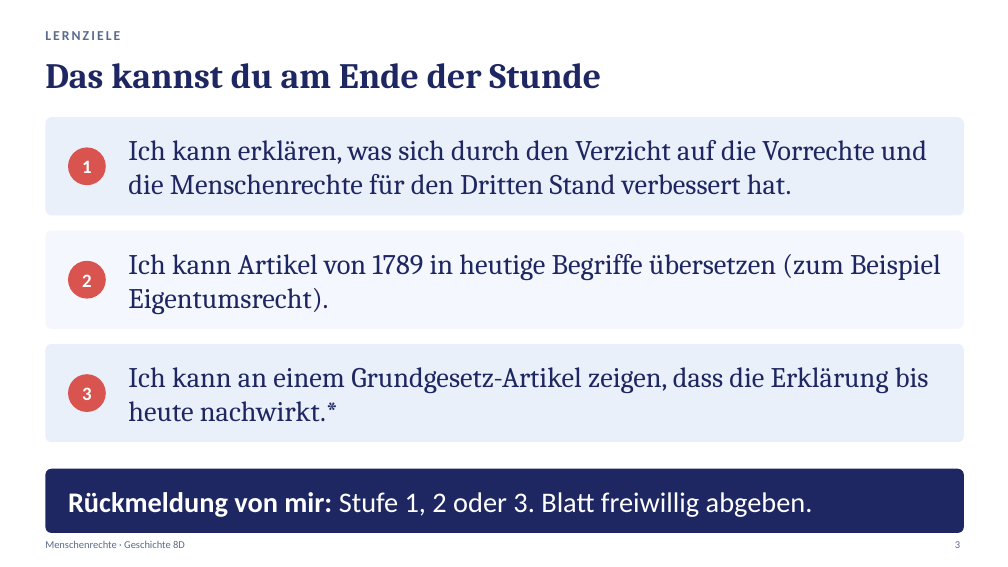
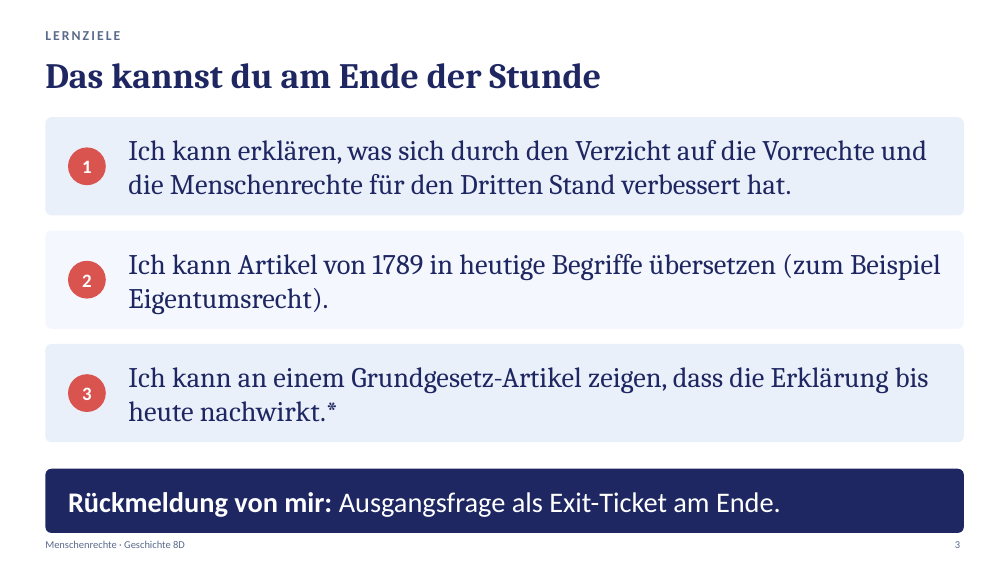
Before and after one commit to golzkonstantin-gif/Schule, a slide deck: slide 3 of Geschichte_8D/Stunde4_Menschenrechte/Praesentation_Stunde4_Menschenrechte_8D.pptx. Drawn at 1008x567 pixels with LibreOffice and Linux fonts; fonts in the diff are those of the drawing. Boxes give left, top, right and bottom in pixels: in the first picture for what was removed or moved away, otherwise in the second. Text is boxed around its words. In the diff, an @@ line names an element or a change of style, - is before the commit and + after.

```diff
--- a/Geschichte_8D/Stunde4_Menschenrechte/Praesentation_Stunde4_Menschenrechte_8D.pptx
+++ b/Geschichte_8D/Stunde4_Menschenrechte/Praesentation_Stunde4_Menschenrechte_8D.pptx
@@ text at box(68, 492, 781, 517): text changed @@
-Rückmeldung von mir: Stufe 1, 2 oder 3. Blatt freiwillig abgeben.
+Rückmeldung von mir: Ausgangsfrage als Exit-Ticket am Ende.
```
Also in this commit, not shown: 5 other slides changed, 3 slides added, 2 slides removed, 18 other files.
